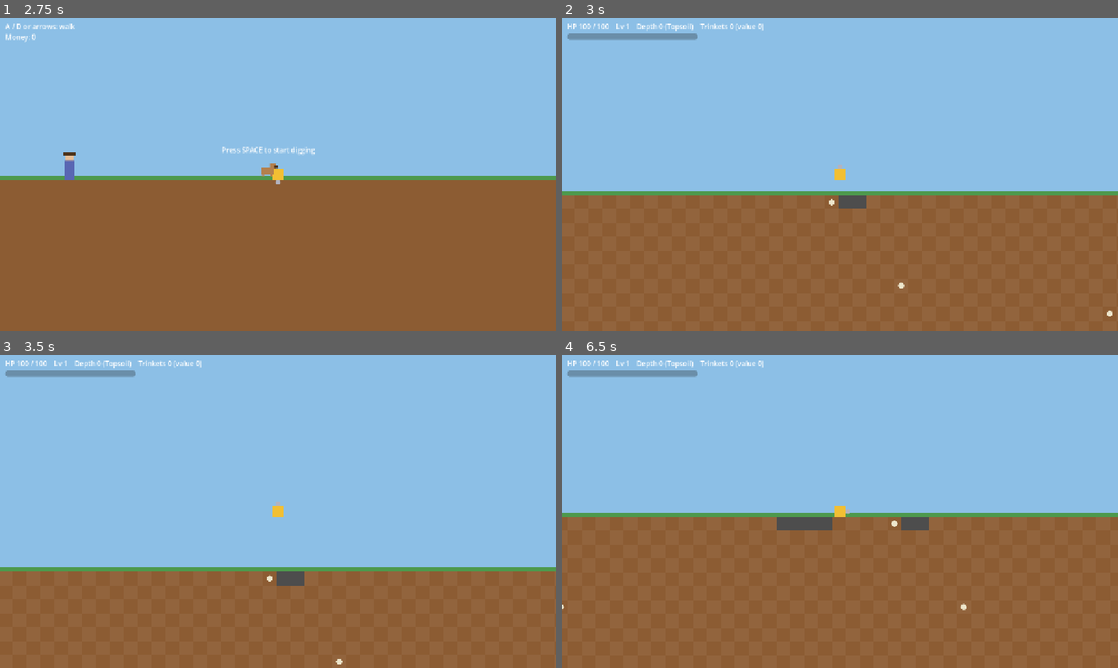
Above: before the commit, frames 1-4 (two rows, left to right).
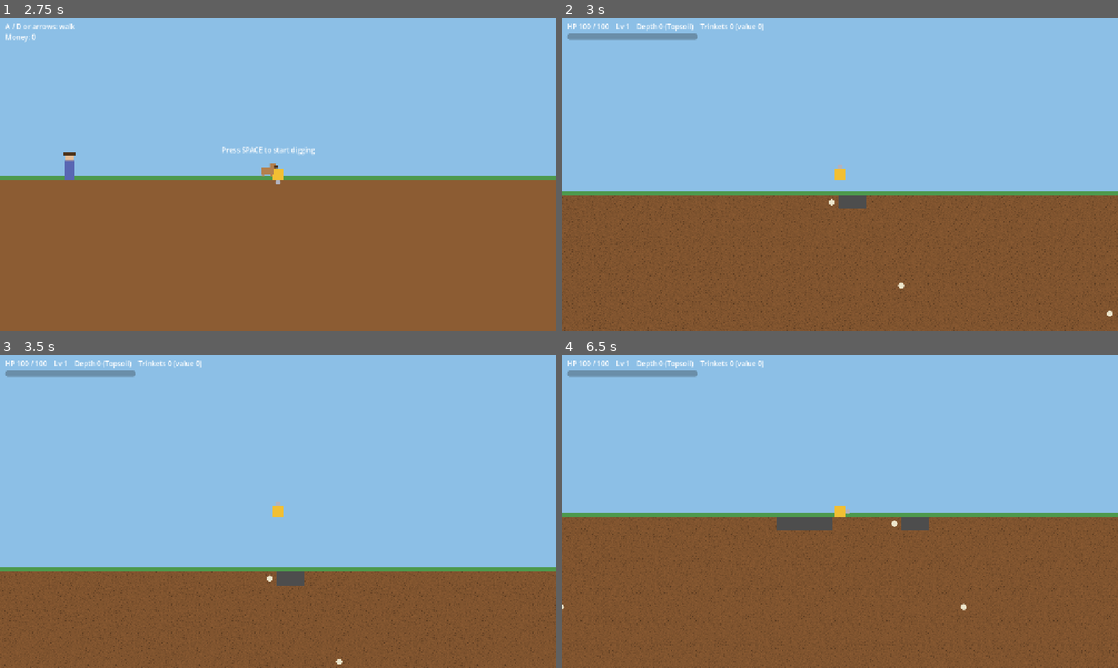
Above: after the commit, the same moments.

Repository: tygedavis/game-jam-2
Game: Godot game, scene res://scenes/surface.tscn
Two runs of this game, one before a commit and one after it. Both use one fixed random seed, a clock stepped at 60 frames per second and the inputs below.
Inputs:
- Up to frame 1 (2.75 s): tap Enter at 0.5 s; hold Right (ui_right) 0.53-1.28 s; tap 1 at 0.6 s; tap Space at 0.77, 1.52, 2 s; hold Down (ui_down) 1.28-2.03 s; tap 2 at 1.35 s; hold Right (ui_right) from 2.03 s (still down); tap 3 at 2.1 s
- Up to frame 2 (3 s): tap Space at 2.75 s; release Right (ui_right) at 2.78 s; hold Up (ui_up) from 2.78 s (still down); tap Enter at 2.85 s
- Up to frame 3 (3.5 s): keep holding Up (ui_up); tap Space at 3.02 s
- Up to frame 4 (6.5 s): release Up (ui_up) at 3.53 s; hold Left (ui_left) 3.53-5.03 s; tap Keypad Enter at 3.6 s; tap Space at 3.77, 4.52, 6.02 s; tap 9 at 4.35 s; hold Down (ui_down) 5.03-5.78 s; tap 1 at 5.1 s; hold Right (ui_right) from 5.78 s (still down); tap 2 at 5.85 s

Frame 1 is identical in both runs. In frame 2, 4.4% of the frame differs, in the area x 0-100%, y 56-100%; in frame 3, 3.1%; in frame 4, 4.9%, in the area x 0-100%, y 51-100%.

Commit message:
Textured dirt tiles and editor terrain preview
TerrainProfile and LayerDef gain tile textures (with variants for variety);
terrain.gd draws them instead of flat rects (flat colour fallback kept) and, as a
@tool script, shows a sample of each layer and the trinkets in the editor.

Co-Authored-By: Claude Sonnet 5.5 <noreply@anthropic.com>

Diff:
--- a/data/terrain_profile.tres
+++ b/data/terrain_profile.tres
@@ -1,5 +1,6 @@
-[gd_resource type="Resource" script_class="TerrainProfile" load_steps=2 format=3]
+[gd_resource type="Resource" script_class="TerrainProfile" load_steps=3 format=3]
 
+[ext_resource type="Texture2D" path="res://assets/sprites/tile_dirt.png" id="tex"]
 [ext_resource type="Script" path="res://scripts/data/terrain_profile.gd" id="1"]
 
 [resource]
@@ -10,3 +11,5 @@
 base_color = Color(0.55, 0.36, 0.2, 1)
 hue_step = 0.07
 darken_per_layer = 0.04
+tile_texture = ExtResource("tex")
+tile_variants = 4
--- a/scripts/data/layer_def.gd
+++ b/scripts/data/layer_def.gd
@@ -1,3 +1,4 @@
+@tool
 class_name LayerDef
 extends Resource
 ## Optional hand-authored override for one depth layer (name, colour, HP, later: enemies,
@@ -11,3 +12,8 @@
 ## Overrides the formula's colour when use_color is true.
 @export var use_color := false
 @export var color := Color(0.55, 0.36, 0.2)
+## Art for this layer's dirt tiles, drawn as-is (no tint). Tiles are 32x32 px.
+## If empty, the Terrain Profile's tile texture is used (tinted with this layer's colour).
+@export var tile_texture: Texture2D
+## Several tile pictures side by side in one image (for variety). Number of columns; 1 = a single tile.
+@export var tile_variants := 1
--- a/scripts/data/terrain_profile.gd
+++ b/scripts/data/terrain_profile.gd
@@ -14,6 +14,12 @@
 @export var base_color := Color(0.55, 0.36, 0.2)
 @export var hue_step := 0.07
 @export var darken_per_layer := 0.04
+## Art for the dirt tiles of every layer that has no tile texture of its own. Tiles are 32x32 px.
+## It is multiplied by each layer's colour, so draw it light/grey to let the layer colours show through.
+## If empty, flat colours are drawn.
+@export var tile_texture: Texture2D
+## Several tile pictures side by side in one image (for variety). Number of columns; 1 = a single tile.
+@export var tile_variants := 1
 
 
 func layer_of(row: int) -> int:
--- a/scripts/data/trinket_def.gd
+++ b/scripts/data/trinket_def.gd
@@ -1,3 +1,4 @@
+@tool
 class_name TrinketDef
 extends Resource
 ## A buried trinket. Add one by creating a TrinketDef .tres and listing it on the Terrain node.
--- a/scripts/terrain.gd
+++ b/scripts/terrain.gd
@@ -1,9 +1,11 @@
+@tool
 class_name Terrain
 extends Node2D
 ## Endless destructible ground. Rows < 0 are open sky; row 0 is the first dirt row, and
 ## depth and width are unbounded (the surface is the only edge). Only tiles that have been damaged or dug are stored; any other
 ## tile is untouched dirt whose HP comes from the depth formula (TerrainProfile) or a
-## LayerDef override. Visuals are placeholder rects.
+## LayerDef override. Dirt is drawn from tile textures (TerrainProfile / LayerDef), or flat colours if none.
+## @tool so the editor shows a preview of each layer's tiles (see _draw_preview).
 
 signal trinket_collected(def: TrinketDef)
 
@@ -11,6 +13,9 @@
 const SKY_COLOR := Color(0.55, 0.75, 0.9)
 const GRASS_COLOR := Color(0.3, 0.6, 0.3)
 const GRASS_HEIGHT := 10.0
+## Editor preview size: how many layers to sample, and how many tile rows of each.
+const PREVIEW_LAYERS := 4
+const PREVIEW_ROWS := 3
 
 @export var profile: TerrainProfile
 ## Optional hand-authored layers (name, colour, HP overrides), keyed by layer_index.
@@ -125,7 +130,45 @@
 	queue_redraw()
 
 
+## Draws one dirt tile at cell (x, y). `fraction` is remaining HP (1 = untouched); damage darkens it.
+func _draw_dirt(x: int, y: int, fraction: float) -> void:
+	var layer := profile.layer_of(y)
+	var o: LayerDef = _override_by_layer.get(layer)
+	var tex: Texture2D = null
+	var variants := 1
+	var tint := true # the profile's texture is tinted with the layer colour; a layer's own is not
+	if o and o.tile_texture:
+		tex = o.tile_texture
+		variants = o.tile_variants
+		tint = false
+	elif profile.tile_texture:
+		tex = profile.tile_texture
+		variants = profile.tile_variants
+	var rect := Rect2(x * TILE, y * TILE, TILE, TILE)
+	var shade := 1.0 - fraction
+	if tex == null:
+		var c := layer_color(y)
+		c = c.lightened(0.05) if (x + y) % 2 == 0 else c
+		draw_rect(rect, c.darkened(shade) if fraction < 1.0 else c)
+		return
+	variants = maxi(variants, 1)
+	var cell := Vector2(tex.get_width() / float(variants), tex.get_height())
+	var pick := (_mix(x * 73856093 ^ y * 19349663) % variants) if variants > 1 else 0
+	var modulate_color := layer_color(y) if tint else Color.WHITE
+	if fraction < 1.0:
+		modulate_color = modulate_color.darkened(shade)
+	draw_texture_rect_region(tex, rect, Rect2(Vector2(pick * cell.x, 0.0), cell), modulate_color)
+
+
+func _process(_delta: float) -> void:
+	if Engine.is_editor_hint():
+		queue_redraw() # keep the editor preview live while art or settings change
+
+
 func _draw() -> void:
+	if Engine.is_editor_hint():
+		_draw_preview()
+		return
 	# Sky above the surface, matching the surface scene, with a grass strip on row 0.
 	if _view.position.y < 0.0:
 		var top := _view.position.y - TILE
@@ -135,16 +178,42 @@
 	var to := world_to_cell(_view.end)
 	for y in range(maxi(from.y, 0), to.y + 1):
 		var full := max_hp(y)
-		var base := layer_color(y)
 		for x in range(from.x, to.x + 1):
 			var hp := _hp_at(Vector2i(x, y))
 			if hp <= 0.0:
 				continue
-			var c := base.lightened(0.05) if (x + y) % 2 == 0 else base
-			# Damaged tiles darken so progress is visible.
-			if hp < full:
-				c = c.darkened(1.0 - hp / full)
-			draw_rect(Rect2(x * TILE, y * TILE, TILE, TILE), c)
+			_draw_dirt(x, y, hp / full) # damaged tiles darken so progress is visible
 			var trinket := trinket_at(Vector2i(x, y))
 			if trinket:
 				trinket.draw_at(self, Vector2(x + 0.5, y + 0.5) * TILE, TILE)
+
+
+## Editor-only preview: the real terrain is generated while playing, so show a sample of each of the
+## first layers (a patch of tiles, with the layer name above) and a row of the trinkets.
+func _draw_preview() -> void:
+	if profile == null:
+		return
+	_override_by_layer.clear()
+	for o in overrides:
+		if o:
+			_override_by_layer[o.layer_index] = o
+	var cols := 14
+	var left := -cols / 2
+	draw_rect(Rect2(left * TILE, -GRASS_HEIGHT, cols * TILE, GRASS_HEIGHT), GRASS_COLOR)
+	var row := 0
+	for layer in PREVIEW_LAYERS:
+		var first := layer * profile.layer_height
+		draw_string(ThemeDB.fallback_font, Vector2(left * TILE, row * TILE - 4.0),
+			"Layer %d: %s (preview)" % [layer + 1, layer_name(first)], HORIZONTAL_ALIGNMENT_LEFT, -1, 14)
+		# Reuse the real tile drawing, shifted from the layer's real rows into the preview grid.
+		draw_set_transform(Vector2(0.0, (row - first) * TILE))
+		for y in PREVIEW_ROWS:
+			for x in range(left, left + cols):
+				_draw_dirt(x, first + y, 1.0)
+		draw_set_transform(Vector2.ZERO)
+		row += PREVIEW_ROWS + 1
+	draw_string(ThemeDB.fallback_font, Vector2(left * TILE, row * TILE - 4.0), "Trinkets (preview)",
+		HORIZONTAL_ALIGNMENT_LEFT, -1, 14)
+	for i in trinket_defs.size():
+		if trinket_defs[i]:
+			trinket_defs[i].draw_at(self, Vector2(left + i + 0.5, row + 0.5) * TILE, TILE)
Binary file added: assets/sprites/tile_dirt.png
Not shown, added: assets/sprites/tile_dirt.png.import
Not shown, changed: docs/art-guide.md
Not shown, changed: docs/prototype-plan.md
